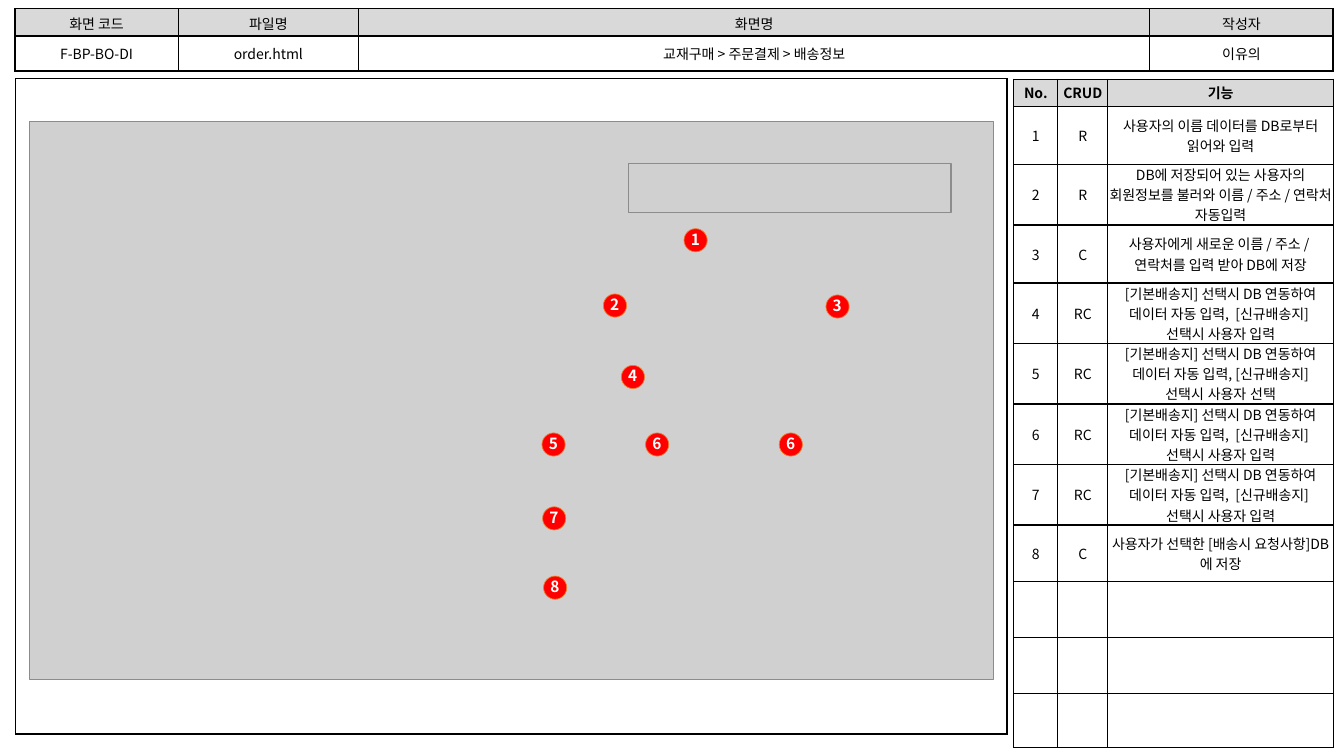
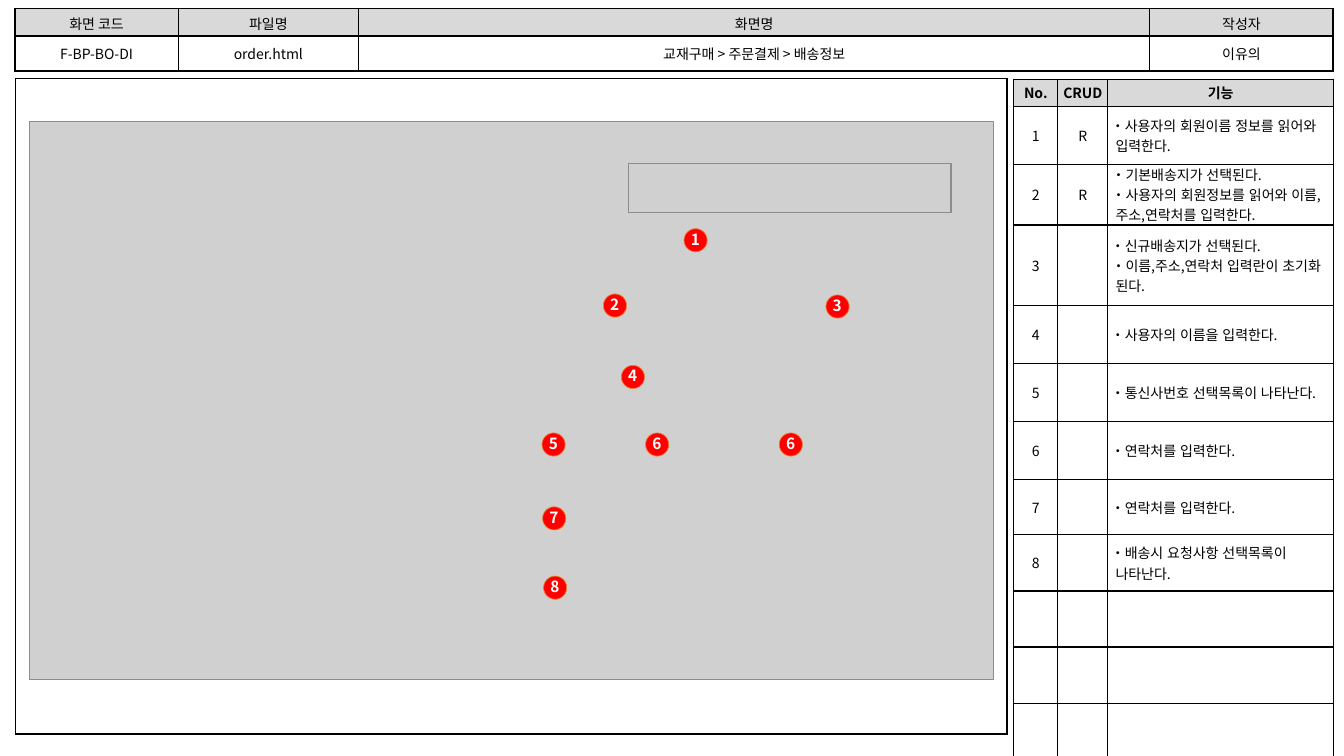
Before and after one commit to index506/cosmo6th_3thGroup, a slide deck: slide 3 of 3rd_Project/Member/Lee/기능,화면,테스트 문서/3th_Project_화면 설계도(이유의).pptx. Drawn at 1344x756 pixels with LibreOffice and Linux fonts; fonts in the diff are those of the drawing; grey boxes stand for pictures. Boxes give left, top, right and bottom in pixels: in the first picture for what was removed or moved away, otherwise in the second. Text is boxed around its words. In the diff, an @@ line names an element or a change of style, - is before the commit and + after.

```diff
--- a/3rd_Project/Member/Lee/기능,화면,테스트 문서/3th_Project_화면 설계도(이유의).pptx
+++ b/3rd_Project/Member/Lee/기능,화면,테스트 문서/3th_Project_화면 설계도(이유의).pptx
@@ table at (1014, 80, 1335, 733) @@
-row 2, column 3: 사용자의 이름 데이터를 DB로부터 읽어와 입력
+row 2, column 3: ・사용자의 회원이름 정보를 읽어와 / 입력한다.
-row 3, column 3: DB에 저장되어 있는 사용자의 회원정보를 불러와 이름 / 주소 / 연락처 자동입력
+row 3, column 3: ・기본배송지가 선택된다. / ・사용자의 회원정보를 읽어와 이름, / 주소,연락처를 입력한다.
-row 4, column 2: C
+row 4, column 2: 
-row 4, column 3: 사용자에게 새로운 이름 / 주소 / / 연락처를 입력 받아 DB에 저장
+row 4, column 3: ・신규배송지가 선택된다. / ・이름,주소,연락처 입력란이 초기화 / 된다.
-row 5, column 2: RC
+row 5, column 2: 
-row 5, column 3: [기본배송지] 선택시 DB 연동하여 데이터 자동 입력, [신규배송지] / 선택시 사용자 입력
+row 5, column 3: ・사용자의 이름을 입력한다.
-row 6, column 2: RC
+row 6, column 2: 
-row 6, column 3: [기본배송지] 선택시 DB 연동하여 데이터 자동 입력, [신규배송지] / 선택시 사용자 선택
+row 6, column 3: ・통신사번호 선택목록이 나타난다.
-row 7, column 2: RC
+row 7, column 2: 
-row 7, column 3: [기본배송지] 선택시 DB 연동하여 데이터 자동 입력, [신규배송지] / 선택시 사용자 입력
+row 7, column 3: ・연락처를 입력한다.
-row 8, column 2: RC
+row 8, column 2: 
-row 8, column 3: [기본배송지] 선택시 DB 연동하여 데이터 자동 입력, [신규배송지] / 선택시 사용자 입력
+row 8, column 3: ・연락처를 입력한다.
-row 9, column 2: C
+row 9, column 2: 
-row 9, column 3: 사용자가 선택한 [배송시 요청사항]DB에 저장
+row 9, column 3: ・배송시 요청사항 선택목록이 / 나타난다.
```
Also in this commit, not shown: 8 other slides changed, 2 other files.
